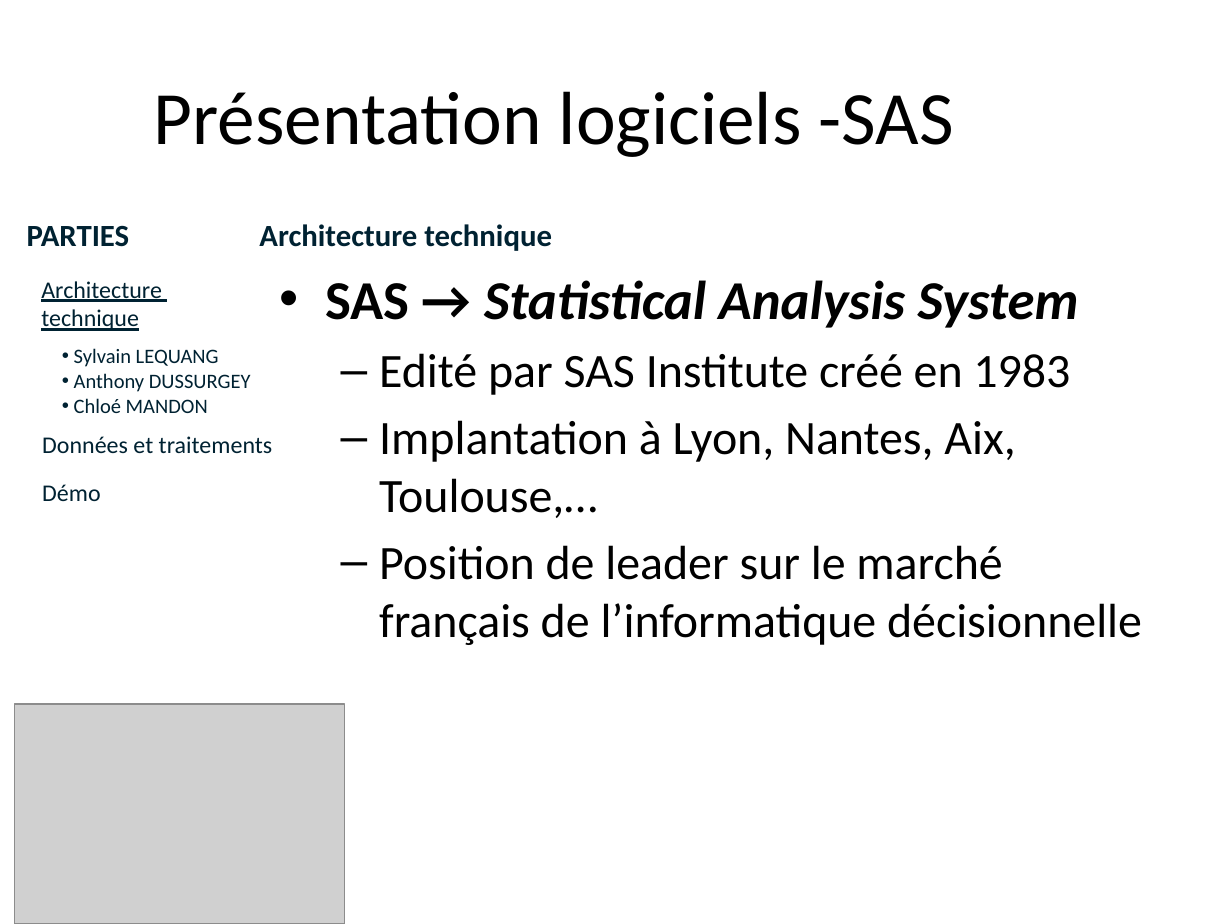
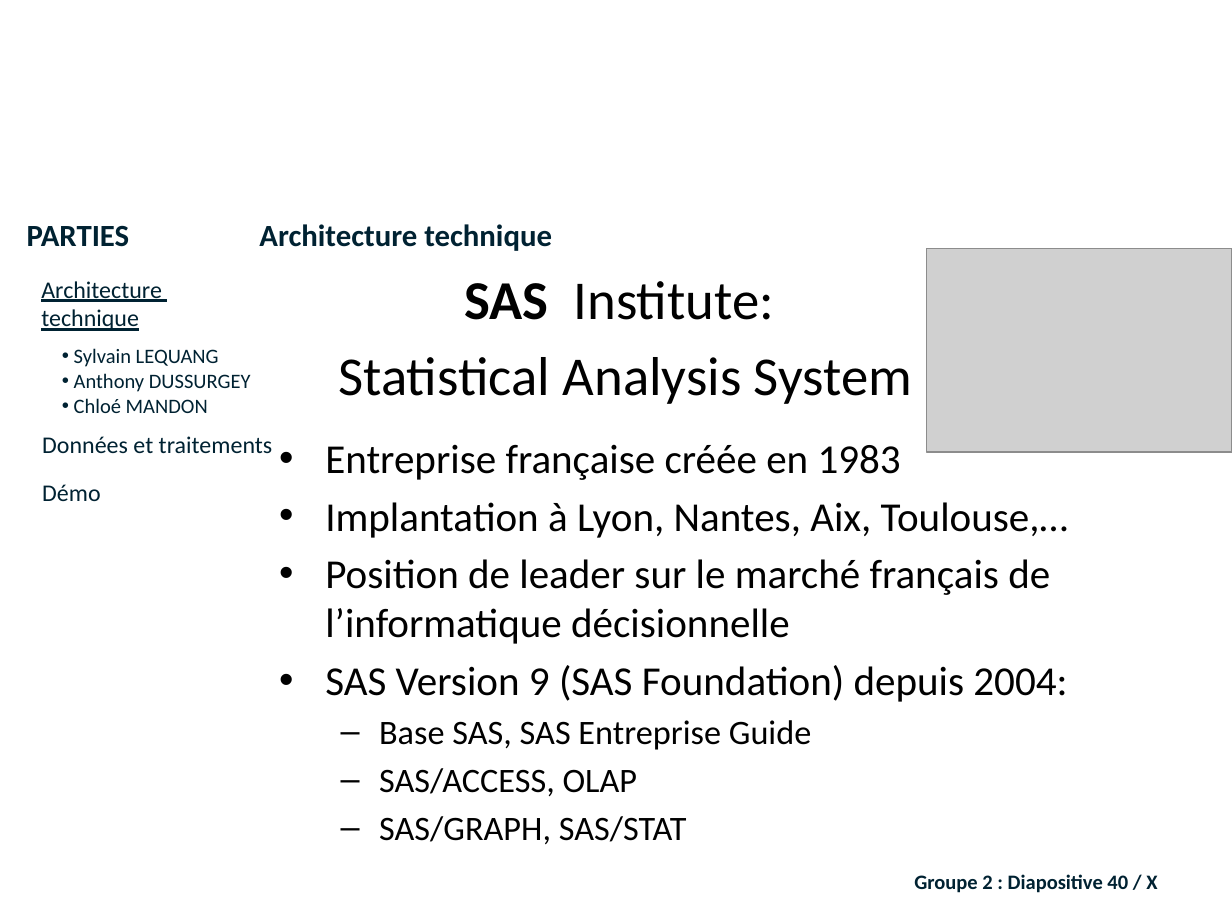
Before and after one commit to lobtec/dartiesgroupe2, a slide deck: slide 40 of PROJET/Soutenance Finale/Présentation finale.pptx (slide 49 before the commit). Drawn at 1232x924 pixels with LibreOffice and Linux fonts; fonts in the diff are those of the drawing; grey boxes stand for pictures; background and template pictures are left out. Boxes give left, top, right and bottom in pixels: in the first picture for what was removed or moved away, otherwise in the second. Text is boxed around its words. In the diff, an @@ line names an element or a change of style, - is before the commit and + after.

```diff
--- a/PROJET/Soutenance Finale/Présentation finale.pptx
+++ b/PROJET/Soutenance Finale/Présentation finale.pptx
@@ title removed at [154,91,954,157] @@
-Présentation logiciels -SAS
@@ picture: place and size @@
-picture at [15,705,345,924]
+picture at [926,249,1232,452]
@@ text added at [338,281,912,404], 32 pt, text #000000 @@
+  SAS Institute:
+  Statistical Analysis System
@@ text "Entreprise française créée en 1983": place and size @@
-text "Entreprise française créée en 1983" at [325,280,1142,645]
+text "Entreprise française créée en 1983" at [325,444,1068,844]
@@ text at [325,444,901,480]: text changed; size 28 to 24 pt @@
-• SAS → Statistical Analysis System
-  – Edité par SAS Institute créé en 1983
+• Entreprise française créée en 1983
@@ text at [325,502,1068,644]: size 28 to 24 pt in "Implantation à Lyon, Nantes, Aix, Toulouse,…", "Position de leader sur le marché français ..."; bullet – to •; list level 2 to 1 in "Implantation à Lyon, Nantes, Aix, ..."; list level 2 to 1 in "Position de leader sur le ..." @@
@@ text at [325,665,1067,844]: paragraphs added @@
+• SAS Version 9 (SAS Foundation) depuis 2004:
+  – Base SAS, SAS Entreprise Guide
+  – SAS/ACCESS, OLAP
+  – SAS/GRAPH, SAS/STAT
@@ text added at [914,874,1157,893], 12 pt, text #002232, bold @@
+Groupe 2 : Diapositive 40 / X
```
Also in this commit, not shown: 31 other slides changed, 20 slides added, 42 slides removed.
